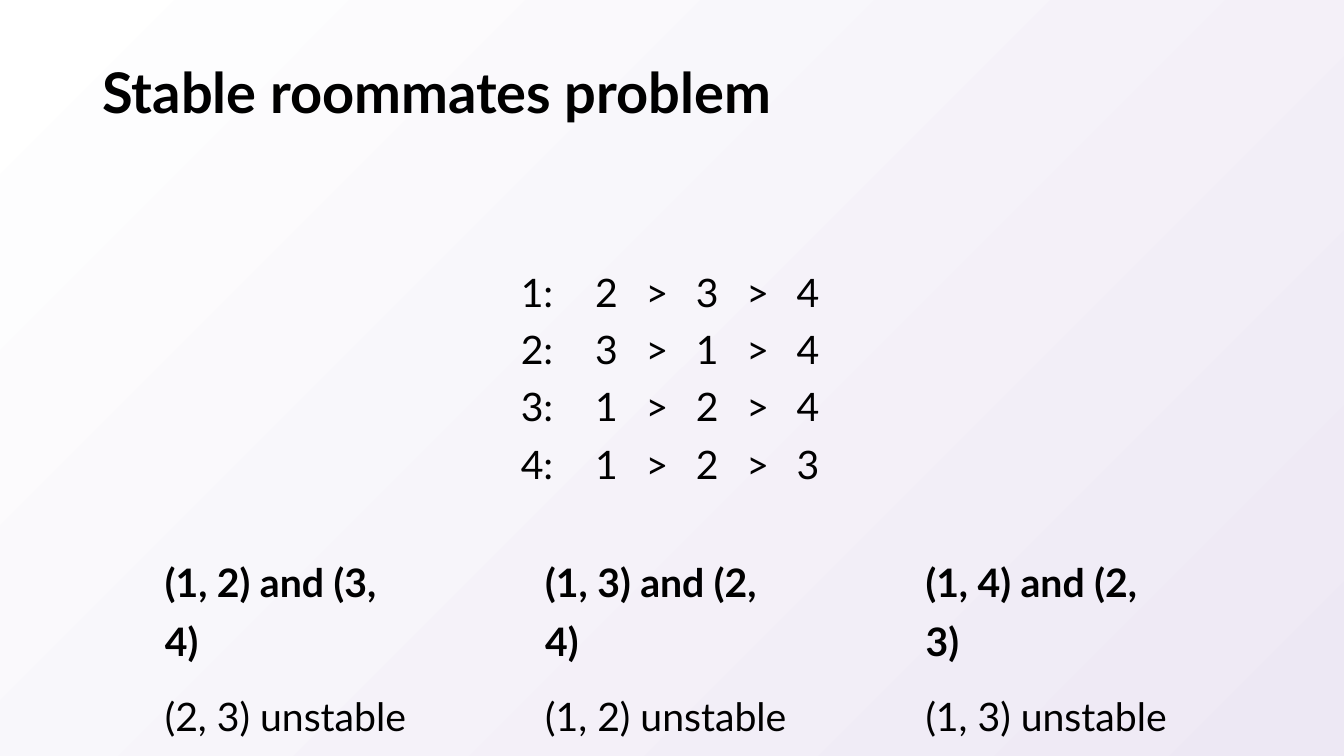
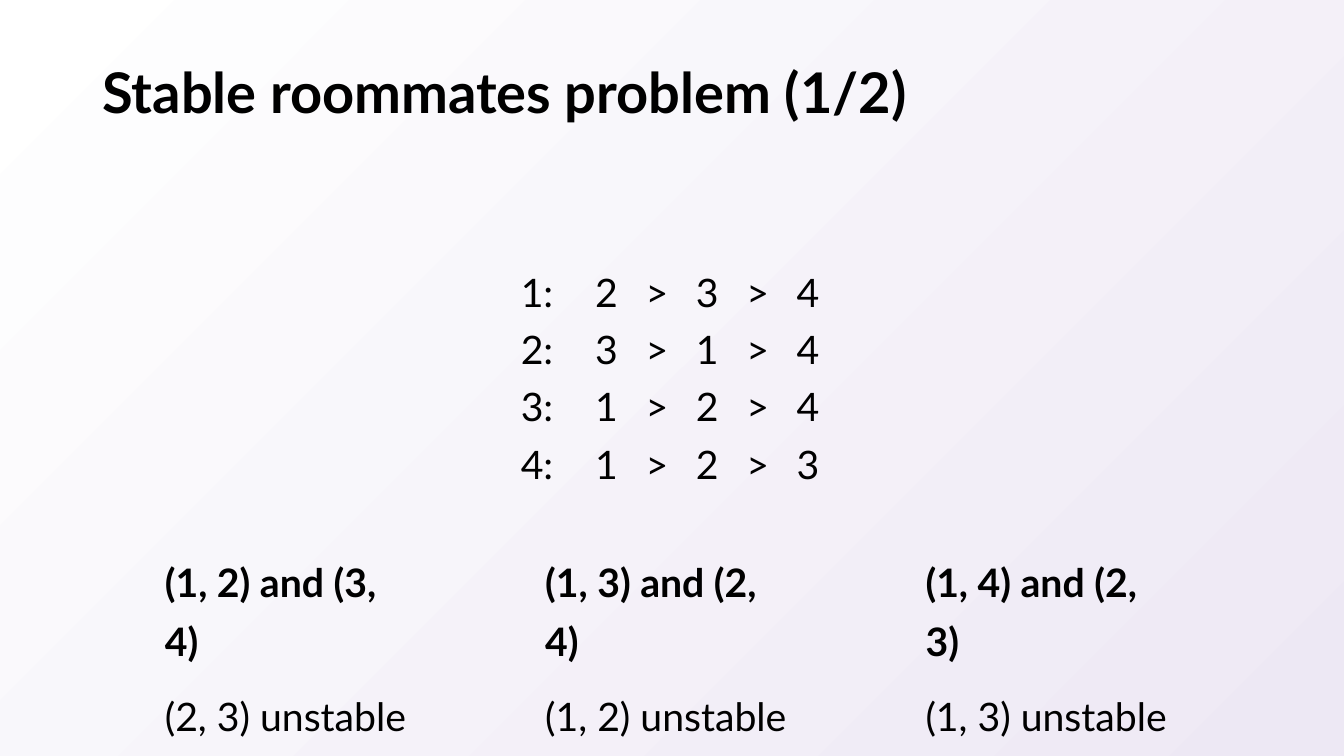
Before and after one commit to natebrunelle/cse417, a slide deck: slide 47 of markdown/files/slides/04.pptx (slide 46 before the commit). Drawn at 1344x756 pixels with LibreOffice and Linux fonts; fonts in the diff are those of the drawing; grey boxes stand for pictures. Boxes give left, top, right and bottom in pixels: in the first picture for what was removed or moved away, otherwise in the second. Text is boxed around its words. In the diff, an @@ line names an element or a change of style, - is before the commit and + after.

```diff
--- a/markdown/files/slides/04.pptx
+++ b/markdown/files/slides/04.pptx
@@ title at bbox=[102, 69, 907, 123]: text changed @@
-Stable roommates problem
+Stable roommates problem (1/2)
```
Also in this commit, not shown: 35 other slides changed, 1 slide added, 4 other files.
